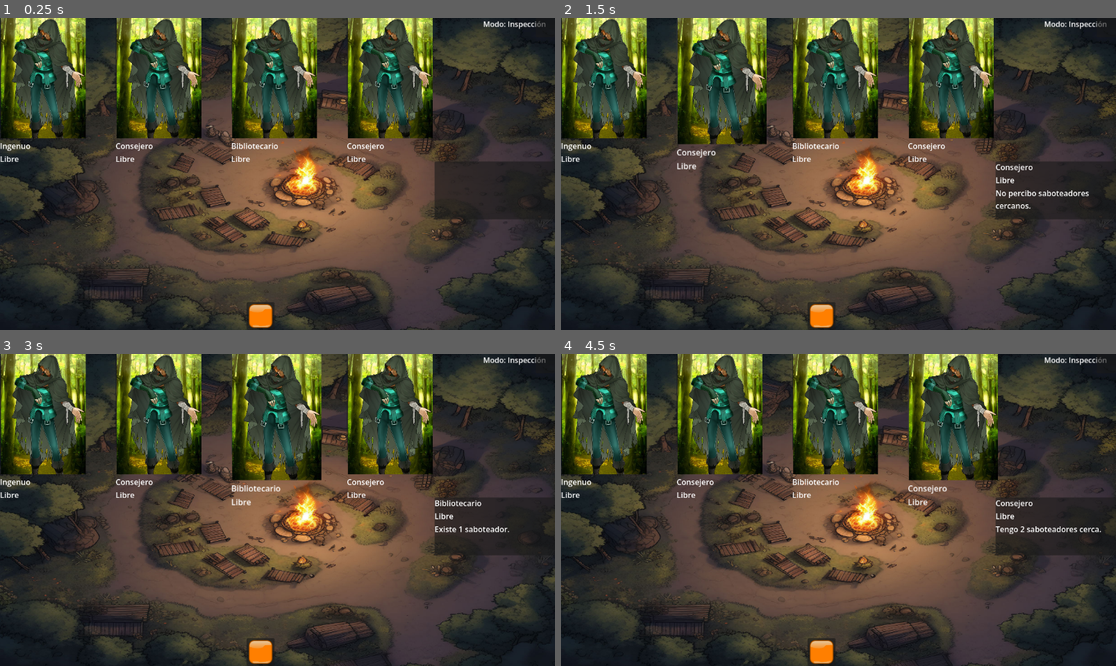
Above: before the commit, frames 1-4 (two rows, left to right).
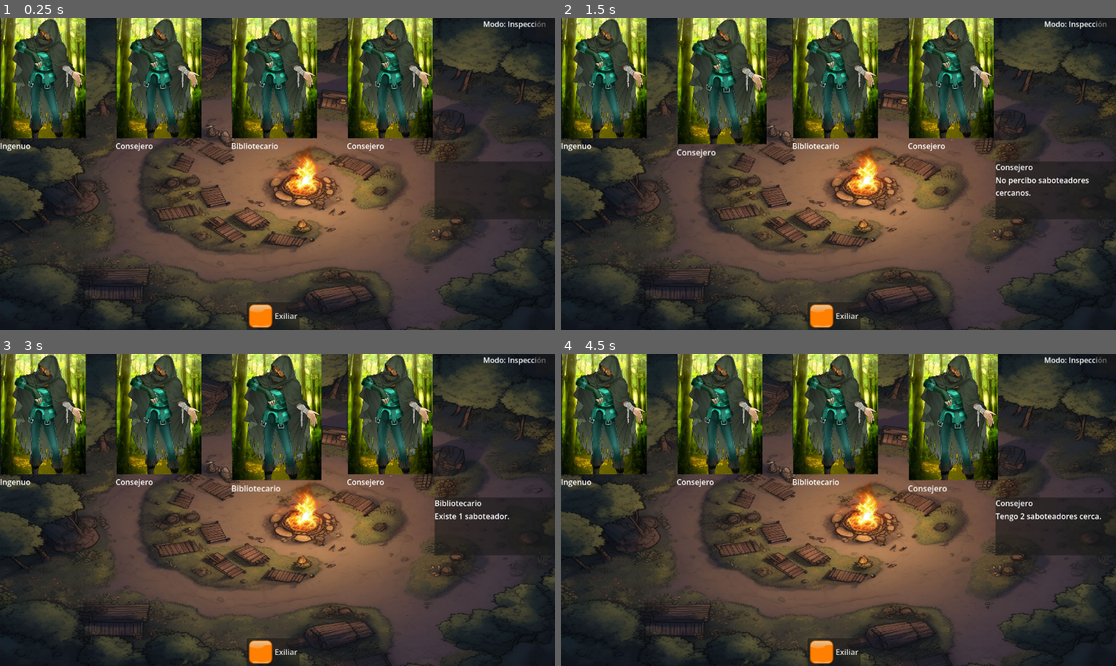
Above: after the commit, the same moments.

Repository: ZekielAsh/Witchwoods
Game: Godot game, scene res://main.tscn
Same seed, same stepped clock (60 frames per second), same inputs: the game is played once before the commit and once after it.
Inputs (mouse positions are in pixels of both pictures, inside the frame that each line leads up to):
- Up to frame 1 (0.25 s): no input
- Up to frame 2 (1.5 s): click (588, 64) at 0.5 s; click (705, 64) at 1.27 s
- Up to frame 3 (3 s): click (144, 403) at 2.02 s; click (260, 400) at 2.77 s
- Up to frame 4 (4.5 s): click (821, 403) at 3.52 s; click (938, 400) at 4.27 s

The runs differ from the first frame. In frame 1, 0.3% of the frame differs, in the area x 0-66%, y 44-99%; in frame 2, 0.7%, in the area x 0-96%, y 44-99%; in frame 3, 0.6%; in frame 4, 0.7%.
Error before the commit: Invalid assignment of property or key 'text' with value of type 'String' on a base object of type 'null instance'. (res://ui/game_hud.gd:33)

Commit message:
Demo funcional

Diff:
--- a/cards/character_card.gd
+++ b/cards/character_card.gd
@@ -5,8 +5,7 @@
 
 var data : CharacterData
 
-@onready var state_label = $MarginContainer/VBoxContainer/StateLabel
-@onready var role_label = $MarginContainer/VBoxContainer/RoleLabel
+@onready var role_label = %RoleLabel
 
 
 func _ready():
@@ -26,10 +25,8 @@
 
 func update_visuals():
 	if data.state == CharacterData.State.EXILED:
-		state_label.text = "Exiliado"
 		role_label.text = data.get_real_role_name()
 	else:
-		state_label.text = "Libre"
 		role_label.text = data.get_role_name()
 
 
--- a/cards/character_card.tscn
+++ b/cards/character_card.tscn
@@ -26,7 +26,5 @@
 stretch_mode = 5
 
 [node name="RoleLabel" type="Label" parent="MarginContainer/VBoxContainer" unique_id=265871828]
+unique_name_in_owner = true
 layout_mode = 2
-
-[node name="StateLabel" type="Label" parent="MarginContainer/VBoxContainer" unique_id=568867165]
-layout_mode = 2
--- a/ui/EndScreen.tscn
+++ b/ui/EndScreen.tscn
@@ -1,25 +1,80 @@
 [gd_scene format=3 uid="uid://bocmjd4etaj3v"]
 
 [ext_resource type="Script" uid="uid://drtak62bl18sp" path="res://ui/end_screen.gd" id="1_iuj6g"]
+
+[sub_resource type="StyleBoxFlat" id="StyleBoxFlat_iuj6g"]
+content_margin_left = 16.0
+content_margin_top = 16.0
+content_margin_right = 16.0
+content_margin_bottom = 16.0
+bg_color = Color(0.8166588, 0.3338889, 1.92523e-07, 0.7490196)
+corner_radius_top_left = 12
+corner_radius_top_right = 12
+corner_radius_bottom_right = 12
+corner_radius_bottom_left = 12
+
+[sub_resource type="StyleBoxFlat" id="StyleBoxFlat_tkj42"]
+content_margin_left = 12.0
+content_margin_top = 12.0
+content_margin_right = 12.0
+content_margin_bottom = 12.0
+bg_color = Color(2.466575, 0.5967772, 0, 0.90000004)
+corner_radius_top_left = 8
+corner_radius_top_right = 8
+corner_radius_bottom_right = 8
+corner_radius_bottom_left = 8
+
+[sub_resource type="StyleBoxFlat" id="StyleBoxFlat_ys8tm"]
+content_margin_left = 12.0
+content_margin_top = 12.0
+content_margin_right = 12.0
+content_margin_bottom = 12.0
+bg_color = Color(1, 0.735357, 0.60038817, 1)
+corner_radius_top_left = 8
+corner_radius_top_right = 8
+corner_radius_bottom_right = 8
+corner_radius_bottom_left = 8
 
 [node name="EndScreen" type="CanvasLayer" unique_id=940881169]
 visible = false
 script = ExtResource("1_iuj6g")
 
-[node name="PanelContainer" type="PanelContainer" parent="." unique_id=1982481681]
-modulate = Color(0.012920001, 0.012920001, 0.012920001, 0.42400002)
+[node name="Overlay" type="ColorRect" parent="." unique_id=613627495]
+anchors_preset = 15
+anchor_right = 1.0
+anchor_bottom = 1.0
+grow_horizontal = 2
+grow_vertical = 2
+color = Color(0, 0, 0, 0.6)
+
+[node name="CenterContainer" type="CenterContainer" parent="." unique_id=1665807407]
 anchors_preset = 15
 anchor_right = 1.0
 anchor_bottom = 1.0
 grow_horizontal = 2
 grow_vertical = 2
 
-[node name="VBoxContainer" type="VBoxContainer" parent="PanelContainer" unique_id=967465435]
+[node name="PanelContainer" type="PanelContainer" parent="CenterContainer" unique_id=1982481681]
+custom_minimum_size = Vector2(300, 180)
 layout_mode = 2
+theme_override_styles/panel = SubResource("StyleBoxFlat_iuj6g")
+
+[node name="VBoxContainer" type="VBoxContainer" parent="CenterContainer/PanelContainer" unique_id=967465435]
+layout_mode = 2
+theme_override_constants/separation = 16
 alignment = 1
 
-[node name="ResultLabel" type="Label" parent="PanelContainer/VBoxContainer" unique_id=1979454946]
+[node name="ResultLabel" type="Label" parent="CenterContainer/PanelContainer/VBoxContainer" unique_id=1979454946]
+unique_name_in_owner = true
 layout_mode = 2
+theme_override_font_sizes/font_size = 32
+horizontal_alignment = 1
 
-[node name="RetryButton" type="Button" parent="PanelContainer/VBoxContainer" unique_id=828252166]
+[node name="RetryButton" type="Button" parent="CenterContainer/PanelContainer/VBoxContainer" unique_id=828252166]
+unique_name_in_owner = true
+custom_minimum_size = Vector2(200, 50)
 layout_mode = 2
+size_flags_vertical = 3
+theme_override_styles/normal = SubResource("StyleBoxFlat_tkj42")
+theme_override_styles/hover = SubResource("StyleBoxFlat_ys8tm")
+text = "Reintentar"
--- a/ui/character_panel.gd
+++ b/ui/character_panel.gd
@@ -2,9 +2,8 @@
 
 var current_character : CharacterData
 
-@onready var role_label = $VBoxContainer/RoleLabel
-@onready var state_label = $VBoxContainer/StateLabel
-@onready var information_label = $VBoxContainer/InformationLabel
+@onready var role_label = %RoleLabel
+@onready var information_label = %InformationLabel
 
 
 func display_character(character : CharacterData):
@@ -13,11 +12,10 @@
 		role_label.text = character.get_real_role_name()
 	else:
 		role_label.text = character.get_role_name()
-	state_label.text = get_state_text(character.state)
 	information_label.text = character.get_information()
 
 
-func get_state_text(state : CharacterData.State) -> String:
+func get_state_text(state : CharacterData.State):
 	match state:
 		CharacterData.State.FREE:
 			return "Libre"
--- a/ui/character_panel.tscn
+++ b/ui/character_panel.tscn
@@ -11,12 +11,11 @@
 layout_mode = 2
 
 [node name="RoleLabel" type="Label" parent="VBoxContainer" unique_id=259594532]
-layout_mode = 2
-
-[node name="StateLabel" type="Label" parent="VBoxContainer" unique_id=359195976]
+unique_name_in_owner = true
 layout_mode = 2
 
 [node name="InformationLabel" type="Label" parent="VBoxContainer" unique_id=1547290431]
+unique_name_in_owner = true
 custom_minimum_size = Vector2(5, 5)
 layout_mode = 2
 autowrap_mode = 3
--- a/ui/end_screen.gd
+++ b/ui/end_screen.gd
@@ -2,7 +2,15 @@
 
 signal retry_requested
 
-@onready var result_label = $PanelContainer/VBoxContainer/ResultLabel
+@onready var result_label = %ResultLabel
+@onready var retry_button = %RetryButton
+
+
+func _ready():
+	visible = false
+	retry_button.pressed.connect(
+		_on_retry_button_pressed
+	)
 
 
 func show_victory():
--- a/ui/game_hud.gd
+++ b/ui/game_hud.gd
@@ -2,8 +2,8 @@
 
 @onready var game_manager : GameManager = $"../GameManager"
 
+@onready var exile_button = %ExileButton
 @onready var mode_label = $ModeLabel
-@onready var exile_button = $ExileButton
 
 
 func _ready():
--- a/ui/game_hud.tscn
+++ b/ui/game_hud.tscn
@@ -20,6 +20,7 @@
 offset_bottom = 40.0
 
 [node name="ExileButton" type="Button" parent="Control/HBoxContainer" unique_id=1121671648]
+unique_name_in_owner = true
 layout_mode = 2
 icon = ExtResource("2_io01e")
 
